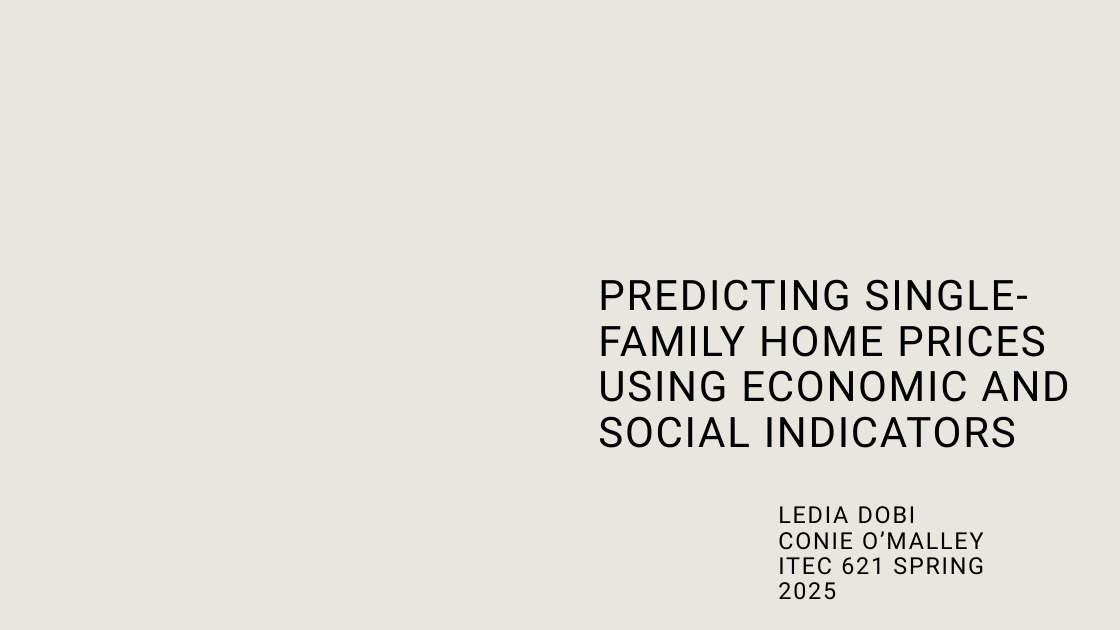
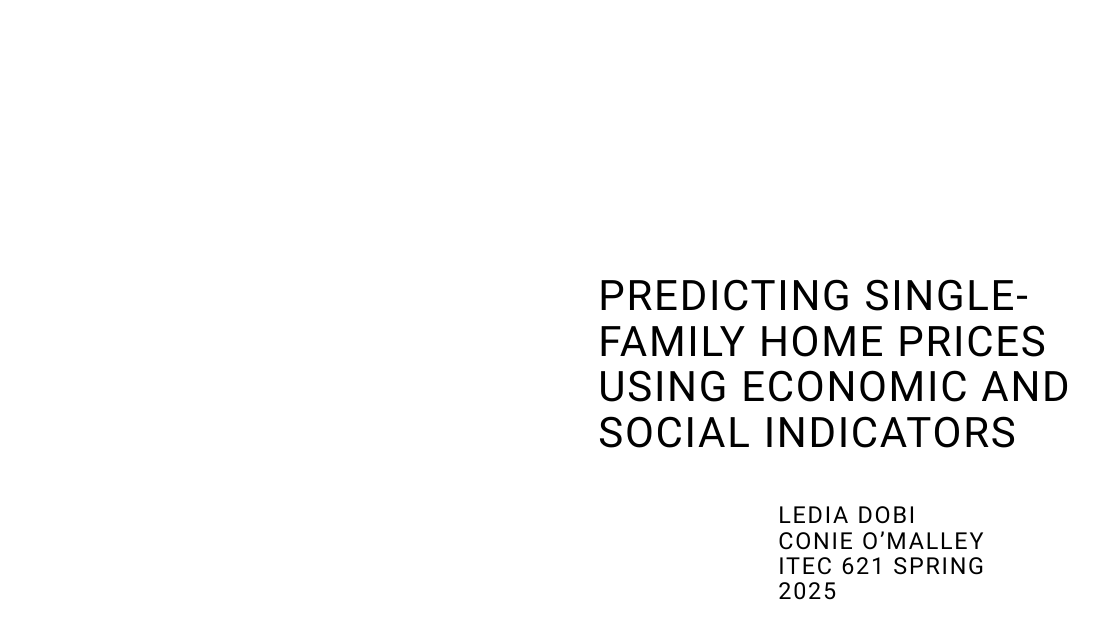
Before and after one commit to graciecakes4/ITEC621Project, a slide deck: slide 1 of ITEC621 Final Presentation.pptx. Drawn at 1120x630 pixels with LibreOffice and Linux fonts; fonts in the diff are those of the drawing; background and template pictures are left out. Boxes give left, top, right and bottom in pixels: in the first picture for what was removed or moved away, otherwise in the second. Text is boxed around its words. In the diff, an @@ line names an element or a change of style, - is before the commit and + after.

```diff
--- a/ITEC621 Final Presentation.pptx
+++ b/ITEC621 Final Presentation.pptx
@@ background #E9E6DF to #FFFFFF @@
```
Also in this commit, not shown: 2 other slides changed, 1 slide added, 3 slides removed.
